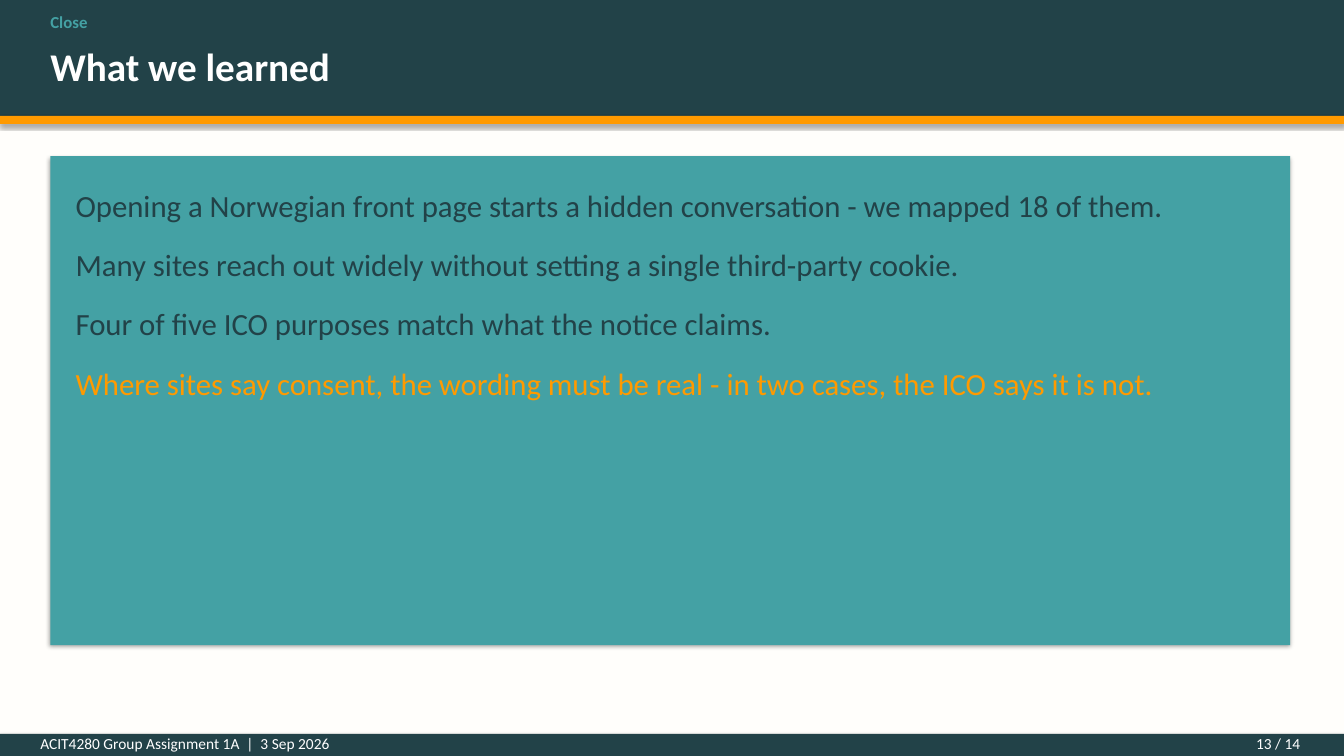
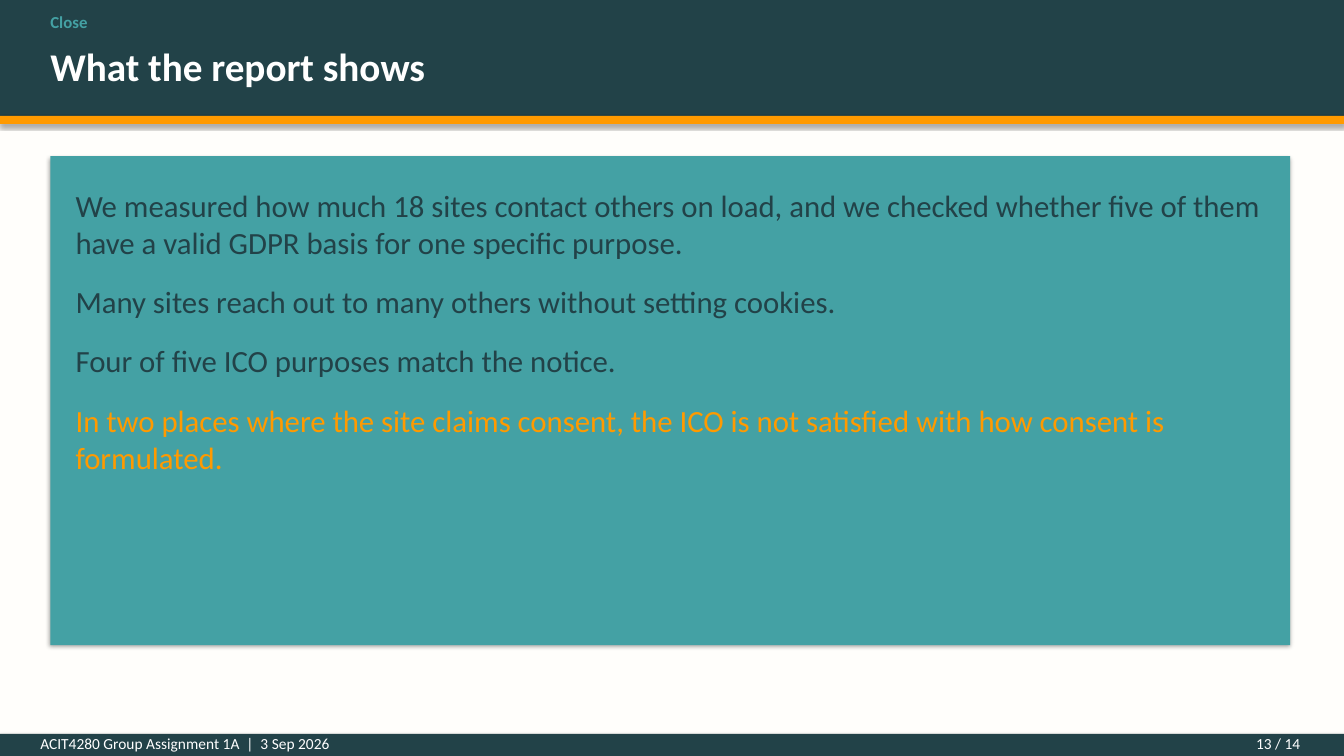
Before and after one commit to kasa031/Bacheloroppgave, a slide deck: slide 13 of ACIT4280_1A_presentation.pptx. Drawn at 1344x756 pixels with LibreOffice and Linux fonts; fonts in the diff are those of the drawing. Boxes give left, top, right and bottom in pixels: in the first picture for what was removed or moved away, otherwise in the second. Text is boxed around its words. In the diff, an @@ line names an element or a change of style, - is before the commit and + after.

```diff
--- a/ACIT4280_1A_presentation.pptx
+++ b/ACIT4280_1A_presentation.pptx
@@ text at (50,53,425,87): text changed @@
-What we learned
+What the report shows
@@ text at (76,196,1259,469): text changed @@
-Opening a Norwegian front page starts a hidden conversation - we mapped 18 of them.
-Many sites reach out widely without setting a single third-party cookie.
-Four of five ICO purposes match what the notice claims.
-Where sites say consent, the wording must be real - in two cases, the ICO says it is not.
+We measured how much 18 sites contact others on load, and we checked whether five of them have a valid GDPR basis for one specific purpose.
+Many sites reach out to many others without setting cookies.
+Four of five ICO purposes match the notice.
+In two places where the site claims consent, the ICO is not satisfied with how consent is formulated.
```
Also in this commit, not shown: 13 other slides changed, 4 other files.
